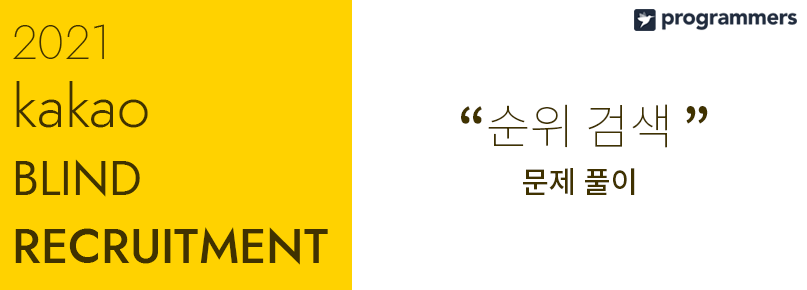
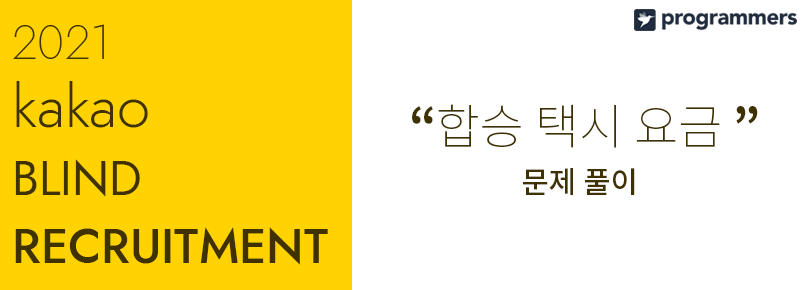
Comparing the layer stacks of the two 807x290 images. Changes:
renamed "“순위 검색 ”" to "“합승 택시 요금 ”", painted on it over box(412, 104, 758, 148)
